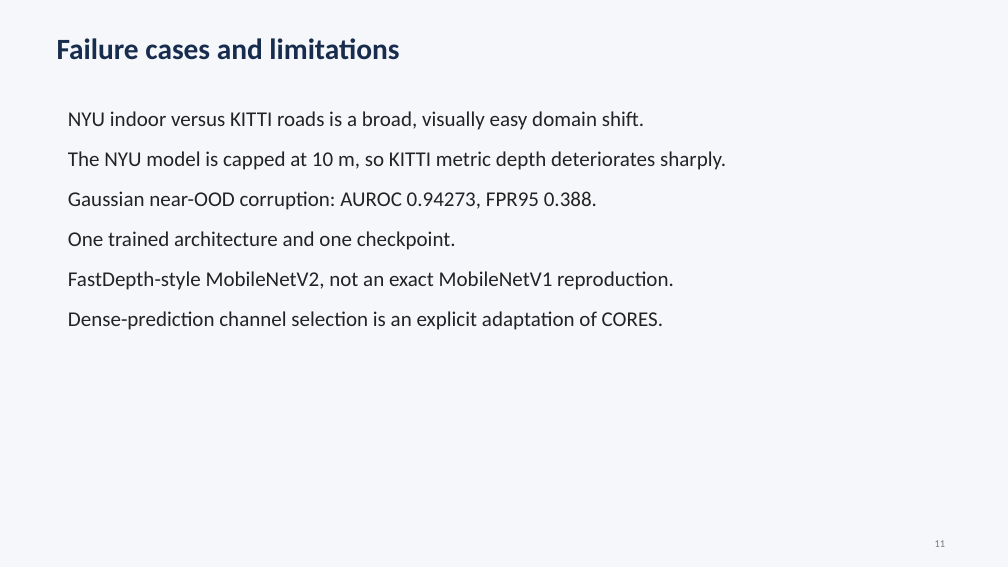
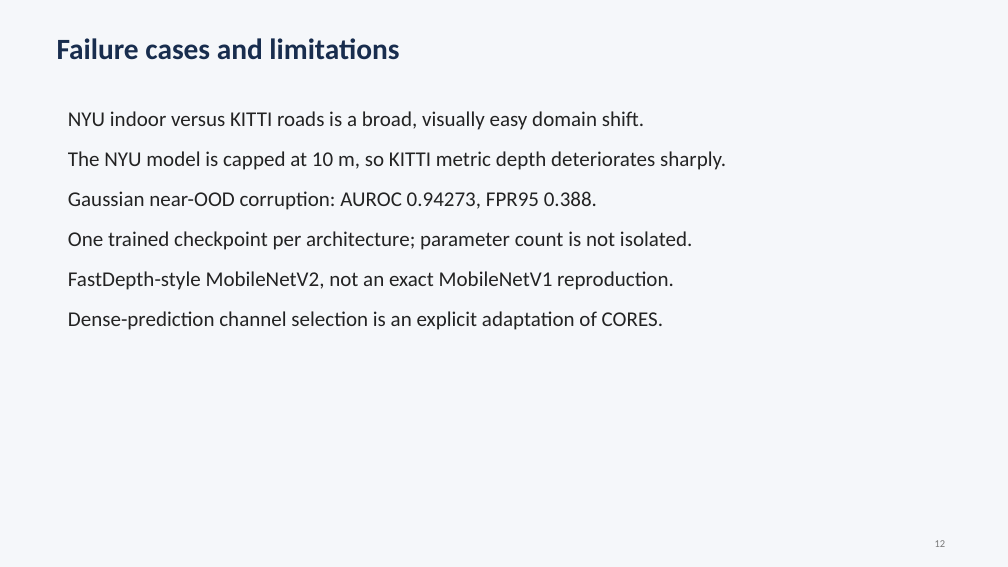
Before and after one commit to Plomo-02/Project2_CV, a slide deck: slide 12 of presentation/CORES_MDE_presentation.pptx (slide 11 before the commit). Drawn at 1008x567 pixels with LibreOffice and Linux fonts; fonts in the diff are those of the drawing. Boxes give left, top, right and bottom in pixels: in the first picture for what was removed or moved away, otherwise in the second. Text is boxed around its words. In the diff, an @@ line names an element or a change of style, - is before the commit and + after.

Commit message:
Complete ResNet18 architecture ablation

```diff
--- a/presentation/CORES_MDE_presentation.pptx
+++ b/presentation/CORES_MDE_presentation.pptx
@@ text at (x1=68, y1=231, x2=692, y2=250): text changed @@
-One trained architecture and one checkpoint.
+One trained checkpoint per architecture; parameter count is not isolated.
```
Also in this commit, not shown: 1 other slide changed, 1 slide added, 35 other files.
